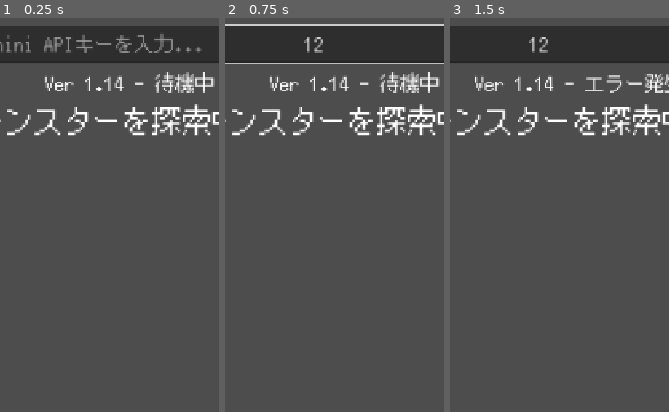
Above: before the commit, frames 1-3 (left to right).
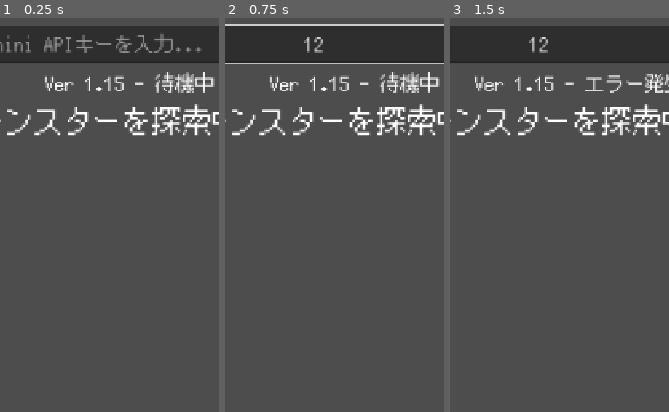
Above: after the commit, the same moments.

Repository: Usobanana/antigravity-aitest001
Game: Godot game, scene res://scenes/main.tscn
Same seed, same stepped clock (60 frames per second), same inputs: the game is played once before the commit and once after it.
Inputs (mouse positions are % of the whole screen's width and height, from its top left):
- Up to frame 1 (0.25 s): no input
- Up to frame 2 (0.75 s): click (41, 3) at 0.52 s; type "12" at 0.6 s
- Up to frame 3 (1.5 s): click "探索する" at 1.25 s
The pictures show only the part of the screen within x 21-71%, y 0-50%; the shares and areas given below are measured in that part.

The runs differ from the first frame. In frame 1, 0.1% of the frame differs, in the area x 52-57%, y 14-19%; in frame 2, 0.1%; in frame 3, 0.1%.

Commit message:
fix: sanitize API key and expand model candidates (Ver 1.15)

Diff:
--- a/新しいゲームプロジェクト/scripts/ai_manager.gd
+++ b/新しいゲームプロジェクト/scripts/ai_manager.gd
@@ -27,11 +27,12 @@
 func _on_debug_completed(result, response_code, headers, body, api_key):
 	var response_text = body.get_string_from_utf8()
 
-	# v1 と v1beta の両方を試すための候補リスト
+	# v1 と v1beta の両方、および最新の 8b モデルを含む候補
 	_last_candidates = [
+		{"v": "v1beta", "m": "models/gemini-1.5-flash"},
 		{"v": "v1", "m": "models/gemini-1.5-flash"},
-		{"v": "v1beta", "m": "models/gemini-1.5-flash"},
-		{"v": "v1", "m": "models/gemini-1.5-pro"},
+		{"v": "v1beta", "m": "models/gemini-1.5-flash-8b"},
+		{"v": "v1beta", "m": "models/gemini-1.5-flash-latest"},
 		{"v": "v1", "m": "models/gemini-pro"}
 	]
 
@@ -68,9 +69,7 @@
 	add_child(http_request)
 	http_request.request_completed.connect(_on_request_completed)
 
-	var prompt = "あなたはRPGのモンスター生成器です。以下のJSON形式のみで返答してください。余計な説明は一切不要です。\n"
-	prompt += "回答形式例: {\"name\": \"名前\", \"hp\": 50, \"atk\": 10, \"greeting\": \"出現!!\", \"death_cry\": \"ぐふっ\", \"image_prompt\": \"Engish keywords for monster image\"}\n"
-	prompt += "指示: 新しいモンスターを1体生成。"
+	var prompt = "RPGモンスター生成(JSON形式のみ): {\"name\":\"名前\",\"hp\":50,\"atk\":10,\"greeting\":\"出現!\",\"death_cry\":\"ぐふっ\",\"image_prompt\":\"English monster appearance keywords\"}"
 
 	var body_data = JSON.stringify({
 		"contents": [{ "parts": [{ "text": prompt }] }]
--- a/新しいゲームプロジェクト/scripts/main.gd
+++ b/新しいゲームプロジェクト/scripts/main.gd
@@ -13,7 +13,7 @@
 @onready var key_prompt_button = $UI/KeyInputHBox/KeyPromptButton
 @onready var monster_image = $UI/MonsterInfo/MonsterImage
 const SAVE_PATH = "user://settings.cfg"
-const APP_VERSION = "Ver 1.14"
+const APP_VERSION = "Ver 1.15"
 const STYLE_PROMPT = "digital illustration, dark fantasy, epic, highly detailed, cinematic lighting, centered on solid dark background"
 
 var image_http_request: HTTPRequest
@@ -87,7 +87,9 @@
 		monster_hp_bar.value = current_monster["current_hp"]
 
 func _on_spawn_button_pressed():
-	var key = api_key_input.text.strip_edges()
+	# iPhone等のコピペで混入しやすい特殊空白(\u00A0等)や改行を徹底除去
+	var key = api_key_input.text
+	key = key.replace(" ", "").replace("\r", "").replace("\n", "").replace("\u00A0", "").strip_edges()
 	if key.is_empty():
 		status_label.text = "APIキーを入力してください"
 		return
